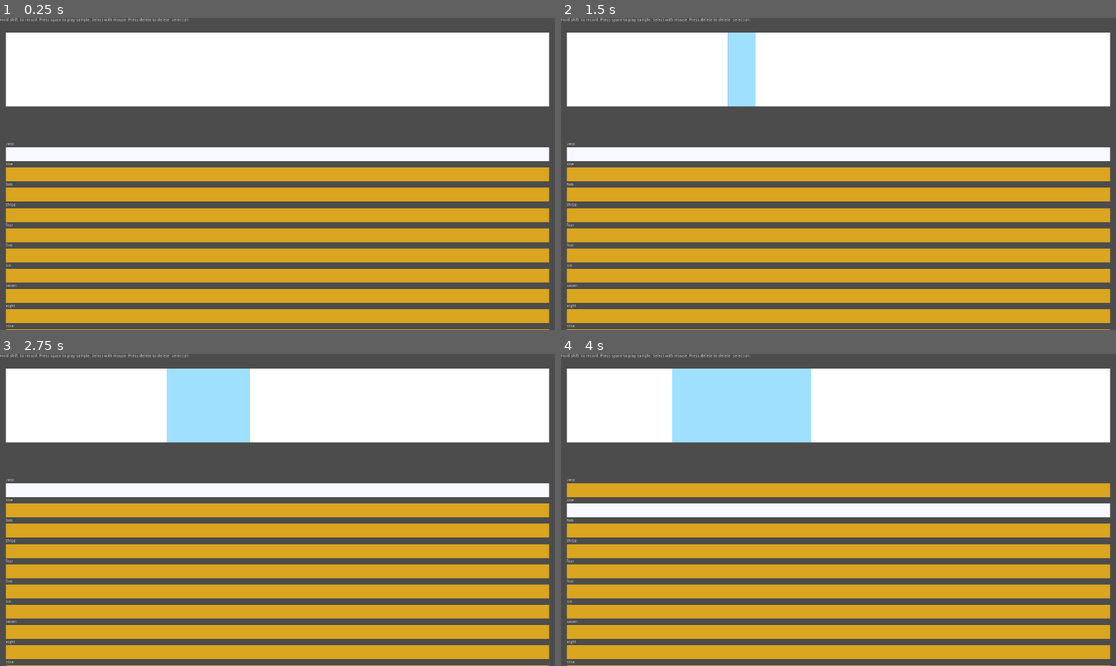
Above: before the commit, frames 1-4 (two rows, left to right).
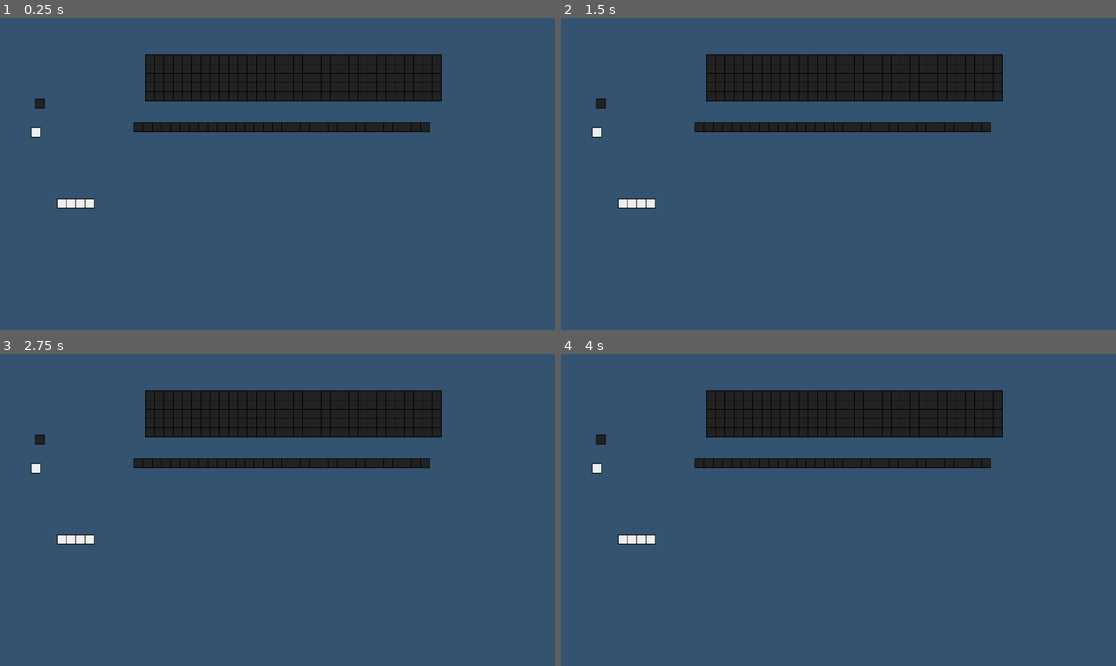
Above: after the commit, the same moments.

Repository: tangentstorm/fnarbmlyx
Game: Godot game, scene res://BinarySpace.tscn
Two runs of this game, one before a commit and one after it. Both use one fixed random seed, a clock stepped at 60 frames per second and the inputs below. Before the commit the project starts from res://main.tscn.
Inputs (mouse positions are in pixels of both pictures, inside the frame that each line leads up to):
- Up to frame 1 (0.25 s): no input
- Up to frame 2 (1.5 s): tap Space (ui_select) at 0.5, 0.77, 1.25 s; move the mouse to (960, 158) at 0.52 s; hold Up 0.53-1.25 s; click (960, 158) at 0.67 s; drag from (727, 189) to (810, 236) at 1.27 s
- Up to frame 3 (2.75 s): tap Space (ui_select) at 2 s; move the mouse to (333, 441) at 2.02 s; hold Up from 2.03 s (still down)
- Up to frame 4 (4 s): release Up at 2.75 s; tap Space (ui_select) at 2.75, 3.5, 3.77 s; drag from (810, 572) to (672, 463) at 2.77 s; move the mouse to (1005, 556) at 3.52 s; hold Down from 3.53 s (still down)

The runs differ from the first frame. In frame 1, 100% of the frame differs, in the area x 0-100%, y 0-100%; in frame 2, 100%; in frame 3, 100%; in frame 4, 100%.

Commit message:
BinarySpace scene with Rect and NodeArray

Diff:
--- /dev/null
+++ b/BinarySpace.tscn
@@ -0,0 +1,76 @@
+[gd_scene load_steps=4 format=2]
+
+[ext_resource path="res://Rect.gd" type="Script" id=1]
+[ext_resource path="res://NodeArray.gd" type="Script" id=2]
+[ext_resource path="res://NodeArray.tscn" type="PackedScene" id=3]
+
+[node name="Node2D" type="Node2D"]
+
+[node name="bg" type="ColorRect" parent="."]
+margin_right = 1920.0
+margin_bottom = 1080.0
+color = Color( 0.2, 0.32549, 0.439216, 1 )
+__meta__ = {
+"_edit_lock_": true,
+"_edit_use_anchors_": false
+}
+
+[node name="Camera2D" type="Camera2D" parent="."]
+position = Vector2( 960, 540 )
+current = true
+__meta__ = {
+"_edit_lock_": true
+}
+
+[node name="O" type="ColorRect" parent="."]
+margin_left = 121.908
+margin_top = 280.463
+margin_right = 153.908
+margin_bottom = 312.463
+rect_min_size = Vector2( 32, 32 )
+color = Color( 0.133333, 0.133333, 0.133333, 1 )
+script = ExtResource( 1 )
+__meta__ = {
+"_edit_use_anchors_": false
+}
+strokeWidth = 2.0
+
+[node name="I" type="ColorRect" parent="."]
+margin_left = 107.924
+margin_top = 380.35
+margin_right = 139.924
+margin_bottom = 412.35
+rect_min_size = Vector2( 32, 32 )
+color = Color( 0.933333, 0.933333, 0.933333, 1 )
+script = ExtResource( 1 )
+__meta__ = {
+"_edit_use_anchors_": false
+}
+strokeWidth = 2.0
+
+[node name="NodeArray" parent="." instance=ExtResource( 3 )]
+
+[node name="row" type="Container" parent="."]
+margin_left = 463.042
+margin_top = 362.156
+margin_right = 463.042
+margin_bottom = 362.156
+script = ExtResource( 2 )
+__meta__ = {
+"_editor_description_": ""
+}
+ref = NodePath("../O")
+num = 32
+
+[node name="col" type="Container" parent="."]
+margin_left = 502.996
+margin_top = 255.051
+margin_right = 502.996
+margin_bottom = 255.051
+script = ExtResource( 2 )
+__meta__ = {
+"_edit_use_anchors_": false
+}
+ref = NodePath("../row")
+dxy = Vector2( 0, -32 )
+num = 5
--- /dev/null
+++ b/NodeArray.gd
@@ -0,0 +1,36 @@
+class_name NodeArray
+tool extends Container
+
+export var ref : NodePath setget _set_ref
+export var dxy : Vector2 = Vector2.RIGHT * 32 setget _set_dxy
+export var num : int = 2 setget _set_num
+
+onready var node : Control = get_node(ref)
+
+func _set_ref(v):
+	ref = v
+	if is_inside_tree():
+		node = get_node(ref)
+	rebuild()
+
+func _set_dxy(v):
+	dxy = v
+	rebuild()
+
+func _set_num(v):
+	num = v
+	rebuild()
+
+
+func _ready():
+	rebuild()
+
+func rebuild():
+	if node == null: return
+	for c in get_children(): c.queue_free()
+	var xy = Vector2.ZERO
+	for i in range(num):
+		var c : Control = node.duplicate()
+		c.rect_position = xy
+		add_child(c)
+		xy += dxy
--- /dev/null
+++ b/NodeArray.tscn
@@ -0,0 +1,15 @@
+[gd_scene load_steps=2 format=2]
+
+[ext_resource path="res://NodeArray.gd" type="Script" id=1]
+
+[node name="NodeArray" type="Container"]
+margin_left = 198.341
+margin_top = 625.632
+margin_right = 198.341
+margin_bottom = 625.632
+script = ExtResource( 1 )
+__meta__ = {
+"_edit_use_anchors_": false
+}
+ref = NodePath("../I")
+num = 4
--- /dev/null
+++ b/Rect.gd
@@ -0,0 +1,16 @@
+tool extends ColorRect
+
+export var strokeColor : Color = Color.black
+export var strokeWidth  : float = 1.0
+
+# Called when the node enters the scene tree for the first time.
+func _ready():
+	update()
+
+func _draw():
+	draw_rect(Rect2(Vector2.ZERO, rect_size), strokeColor, false, strokeWidth)
+
+
+# Called every frame. 'delta' is the elapsed time since the previous frame.
+#func _process(delta):
+#	pass
--- a/project.godot
+++ b/project.godot
@@ -8,10 +8,20 @@
 
 config_version=4
 
+_global_script_classes=[ {
+"base": "Container",
+"class": "NodeArray",
+"language": "GDScript",
+"path": "res://NodeArray.gd"
+} ]
+_global_script_class_icons={
+"NodeArray": ""
+}
+
 [application]
 
 config/name="fnarbmlyx"
-run/main_scene="res://main.tscn"
+run/main_scene="res://BinarySpace.tscn"
 config/icon="res://icon.png"
 
 [audio]
